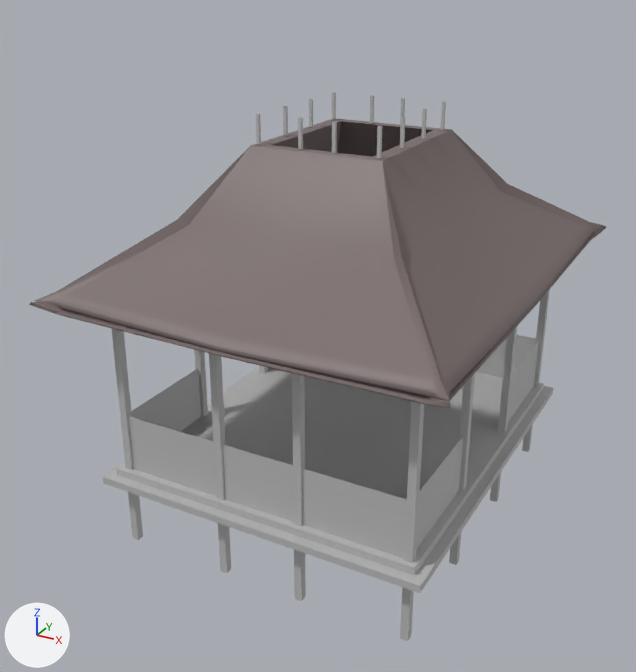
Before and after pictures for a commit that changed the FBX model FBX/Buildings/Gazebo.fbx.
The view is the same before and after, from a 50 mm lens placed at (7.62, -15.34, 9.89), pointed at (-0.43, -0.7, 2.57). Every picture has the same lights, and +X, +Y and +Z are marked at lower left. Where no turn or scale is listed for an object, it has been applied to the vertices.

The older version as bpy lines, for what is in view:
```python
me_mesh = bpy.data.meshes.new('Mesh')
me_mesh.from_pydata(...)  # 84 vertices, 80 faces; spans x -3.8..4.1, y -4.87..4.87, z 3.71..6.35
me_mesh.materials.append(mat_lambert2)  # grey #796b6b
me_mesh_004 = bpy.data.meshes.new('Mesh.004')
me_mesh_004.from_pydata(...)  # 16 vertices, 14 faces; spans x -3.45..3.45, y -4.14..4.14, z 0.19..0.5
me_mesh_004.materials.append(mat_lambert1)  # grey #bcbcbc
me_mesh_005 = bpy.data.meshes.new('Mesh.005')
me_mesh_005.from_pydata(...)  # 144 vertices, 96 faces; spans x -3.15..3.15, y -3.78..3.78, z -0.73..0.73
me_mesh_005.materials.append(mat_lambert1)  # grey #bcbcbc
ob_pcube152 = bpy.data.objects.new('pCube152', me_mesh_004)
ob_pcube152.location = (-0.03, -0.01, -0.19)
ob_polysurface234 = bpy.data.objects.new('polySurface234', me_mesh_005)
ob_polysurface234.location = (-0.04, -0.01, -0.73)
ob_polysurface237 = bpy.data.objects.new('polySurface237', me_mesh)
ob_polysurface237.location = (-0.15, 0.0, 0.22)
# also in view: 'polySurface236' at (0.0, 0.0, 3.93); 'polySurface239' at (-0.02, -0.02, 6.86); 'polySurface233' at (0.0, 0.0, 2.05); 'pPlane7' at (0.01, -0.01, 0.91); 'polySurface238' at (0.0, 0.0, 5.1)
```
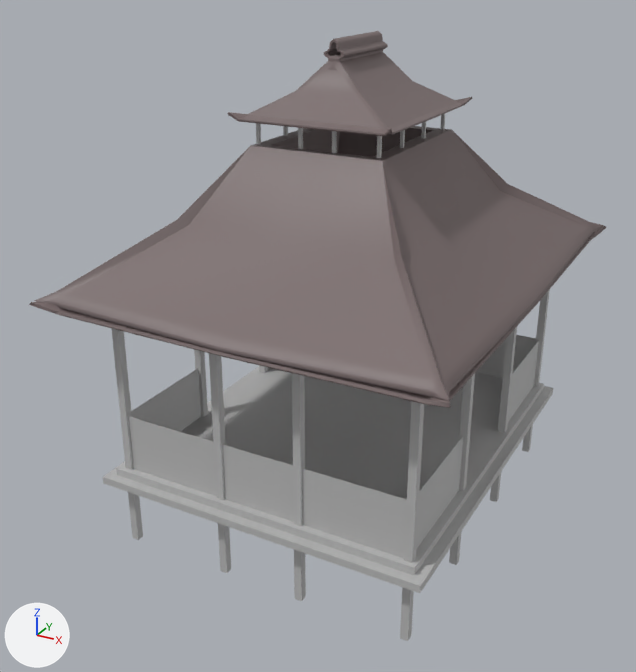
Commit message: Gazebo fixed again

Edits to the bpy script that builds the scene:
```text
Add me_mesh_008:
    me_mesh_008.from_pydata(...)  # 172 vertices, 182 faces; spans x -1.62..1.62, y -1.94..1.94, z -0.47..0.95
    me_mesh_008.materials.append(mat_lambert2)  # grey #796b6b
Add ob_roof2:
    ob_roof2 = bpy.data.objects.new('Roof2', me_mesh_008)
    ob_roof2.location = (0.0, 0.0, 7.5)
```

Where the change shows, as pixel boxes [x1, y1, x2, y2] in the pictures (636 x 672 px):
'Roof2', added: after [227, 31, 472, 137]
